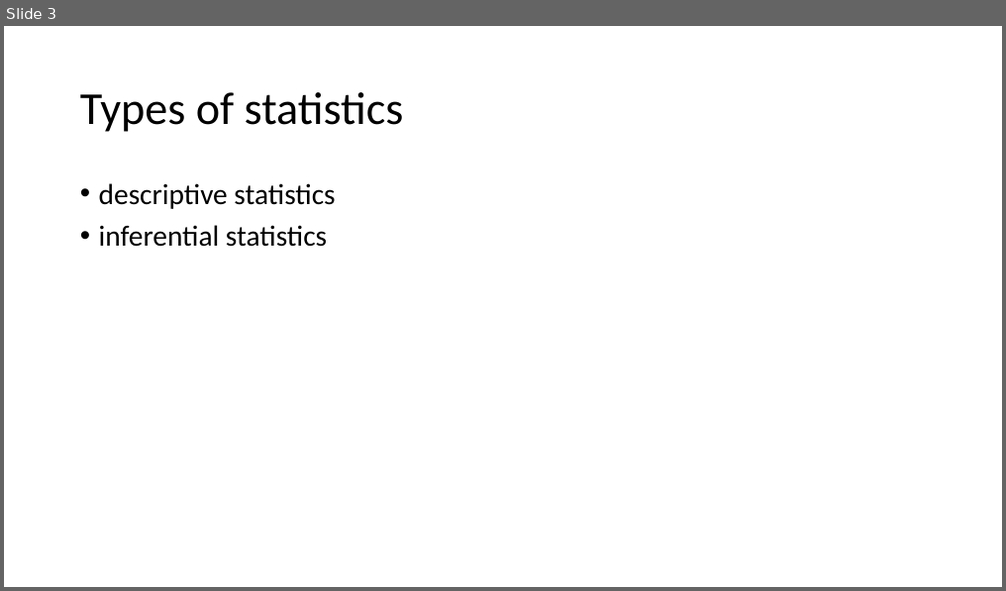
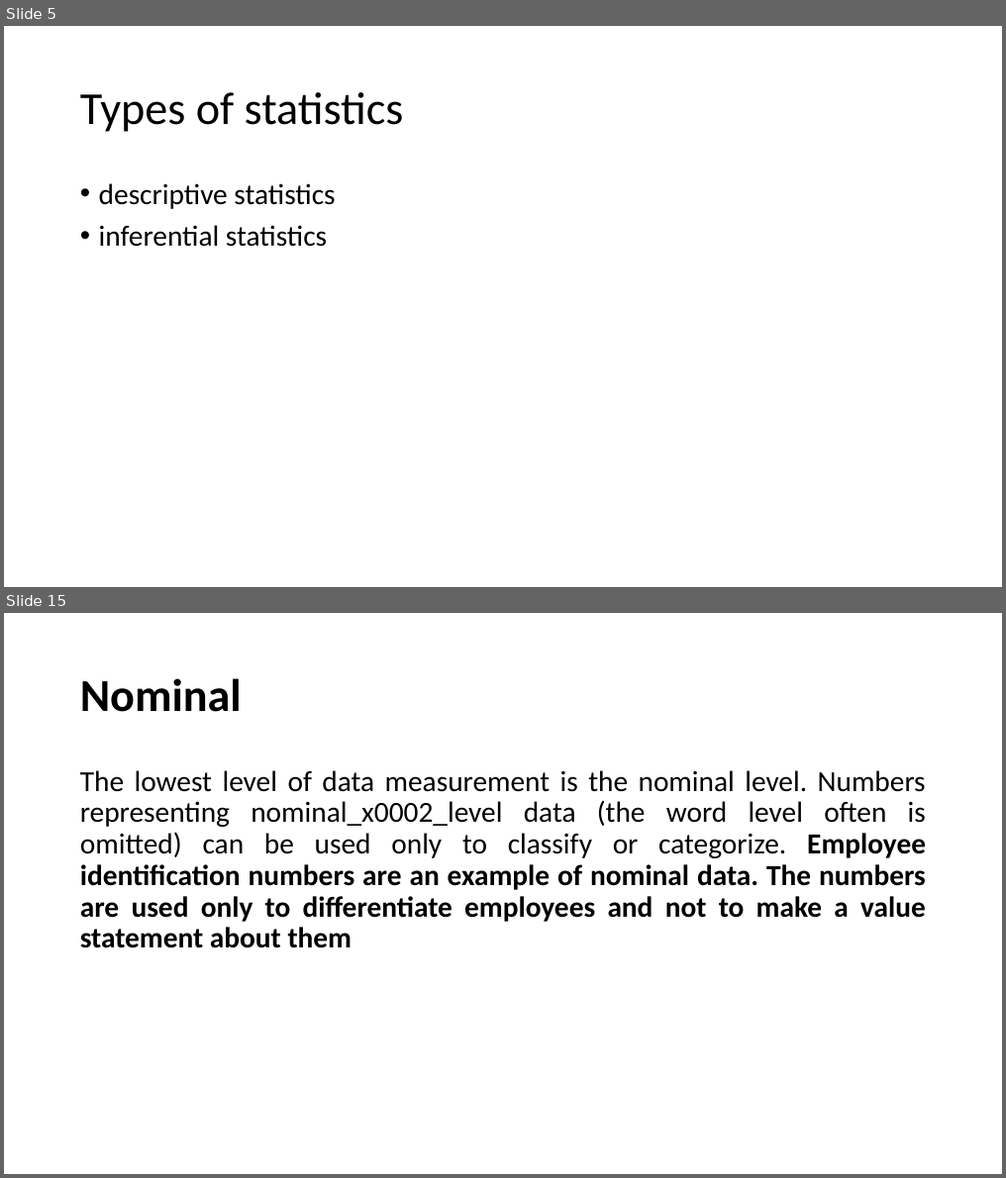
Before and after one commit to joviyal-arun/STAT_TUTORIAL_DOCUMENTS, a slide deck: statistics_tutorial.pptx. Shown one above the other, each under a label of ours: slide 3 before the commit, slides 5 and 15 after it; the slides between them are not shown. The pictures are 1006x591 and 1006x1178 pixels, drawn with LibreOffice and Linux fonts; fonts in the diff are those of the drawing. Boxes give left, top, right and bottom in pixels: in the first picture for what was removed or moved away, otherwise in the second. Text is boxed around its words. In the diff, an @@ line names an element or a change of style, - is before the commit and + after.

Commit message:
type of stat and data measurement is completed

```diff
--- a/statistics_tutorial.pptx
+++ b/statistics_tutorial.pptx
@@ slide 15 added at [4,613,1002,1174], background #FFFFFF @@
@@ title added at [80,678,242,712], 44 pt, text #000000, bold @@
+Nominal
@@ text added at [80,770,926,949], 28 pt, text #000000 @@
+The lowest level of data measurement is the nominal level. Numbers representing nominal_x0002_level data (the word level often is omitted) can be used only to classify or categorize. Employee identification numbers are an example of nominal data. The numbers are used only to differentiate employees and not to make a value statement about them
@@ what was slide 3 is now slide 5 @@
```
Also in this commit, not shown: 1 slide changed, 13 other slides added.
